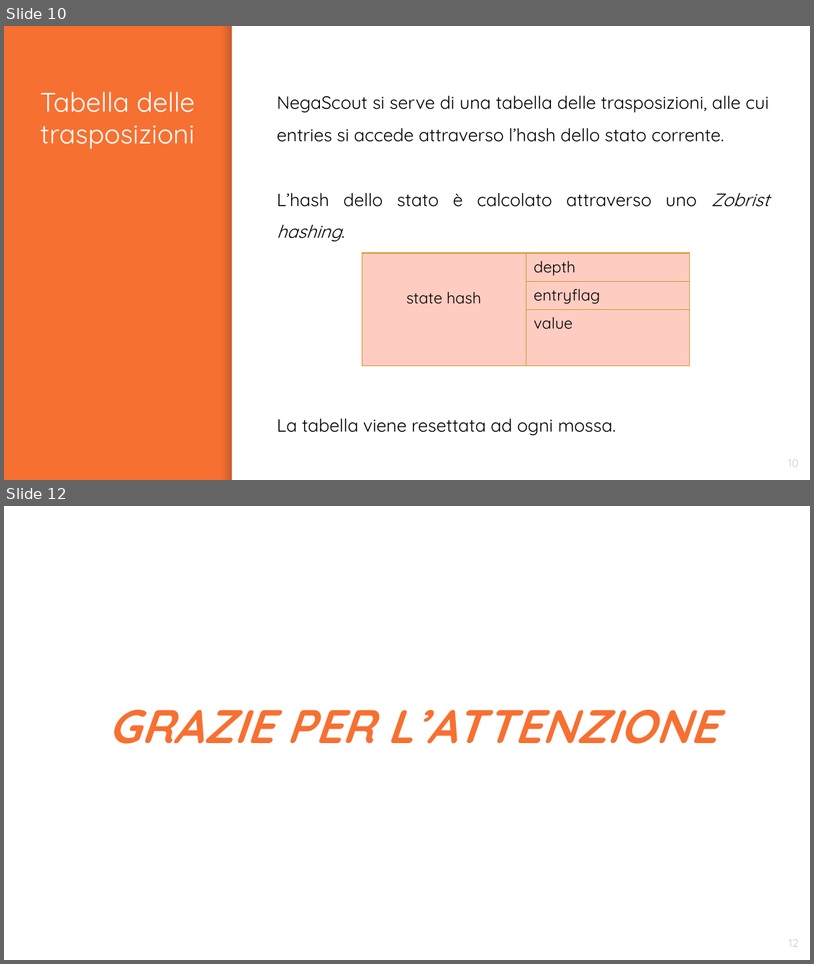
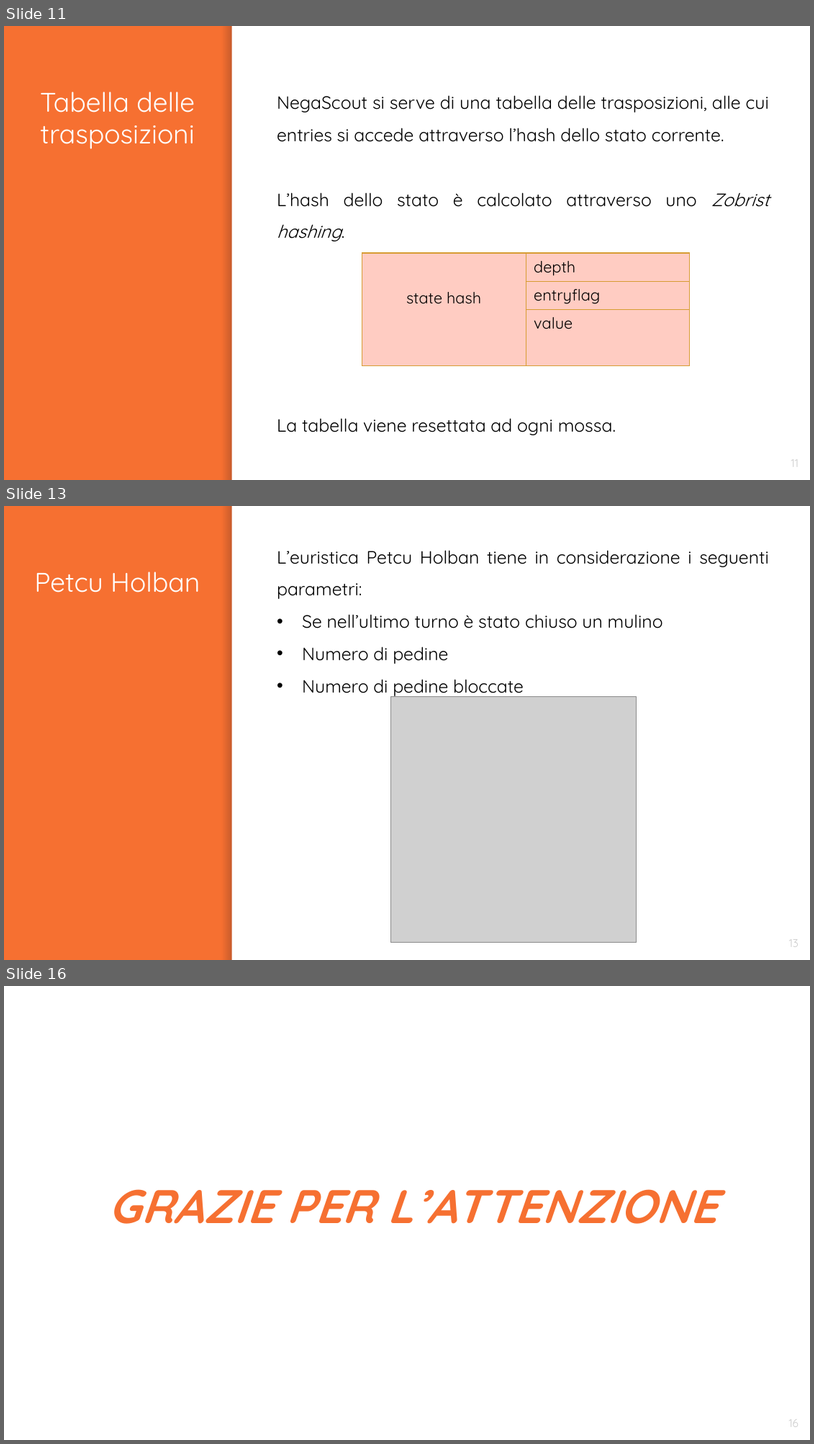
Before and after one commit to graitanto21/MillGates, a slide deck: Presentation/MillGates.pptx. Shown one above the other, each under a label of ours: slides 10 and 12 before the commit, slides 11, 13 and 16 after it; the slides between them are not shown. The pictures are 814x964 and 814x1444 pixels, drawn with LibreOffice and Linux fonts; fonts in the diff are those of the drawing; grey boxes stand for pictures. Boxes give left, top, right and bottom in pixels: in the first picture for what was removed or moved away, otherwise in the second. Text is boxed around its words. In the diff, an @@ line names an element or a change of style, - is before the commit and + after.

Commit message:
Added more detailed info about petcu holban

```diff
--- a/Presentation/MillGates.pptx
+++ b/Presentation/MillGates.pptx
@@ slide 13 added at [4, 506, 810, 960], background #F67031; not listed: 2 template elements that a slide beside it also shows @@
@@ text added at [277, 550, 769, 698], 16 pt, text #000000 @@
+L’euristica Petcu Holban tiene in considerazione i seguenti parametri:
+• Se nell’ultimo turno è stato chiuso un mulino
+• Numero di pedine
+• Numero di pedine bloccate
@@ title added at [34, 572, 200, 592], 24 pt, text #FFFFFF @@
+Petcu Holban
@@ picture added at [391, 696, 637, 942] @@
@@ page number added at [790, 939, 799, 947], 10 pt, text #CCCCCC @@
+13
@@ what was slide 10 is now slide 11 @@
@@ page number at [792, 459, 799, 460]: text changed @@
-10
+11
@@ what was slide 12 is now slide 16 @@
@@ page number at [790, 1419, 800, 1427]: text changed @@
-12
+16
```
Also in this commit, not shown: 3 slides changed, 3 other slides added, 16 other files.
